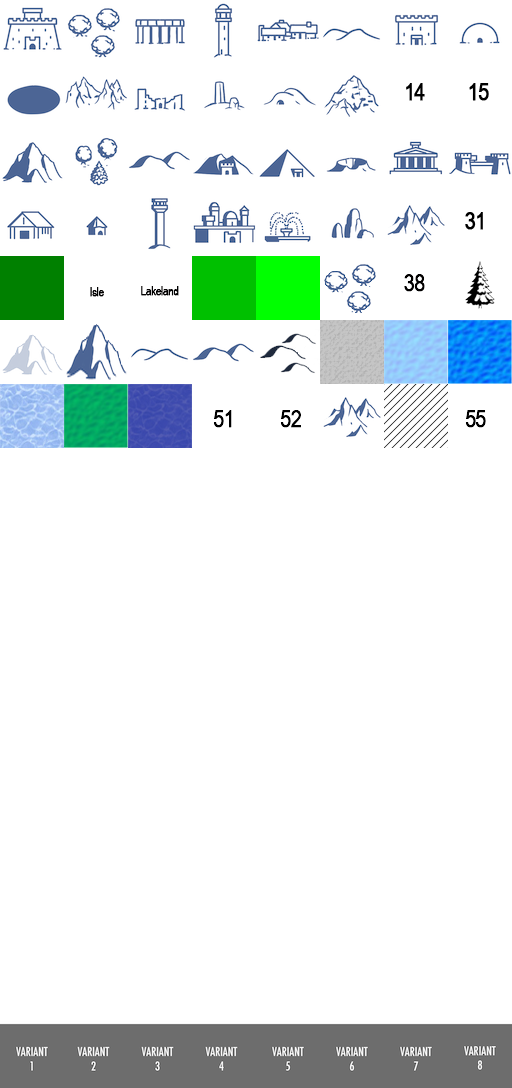
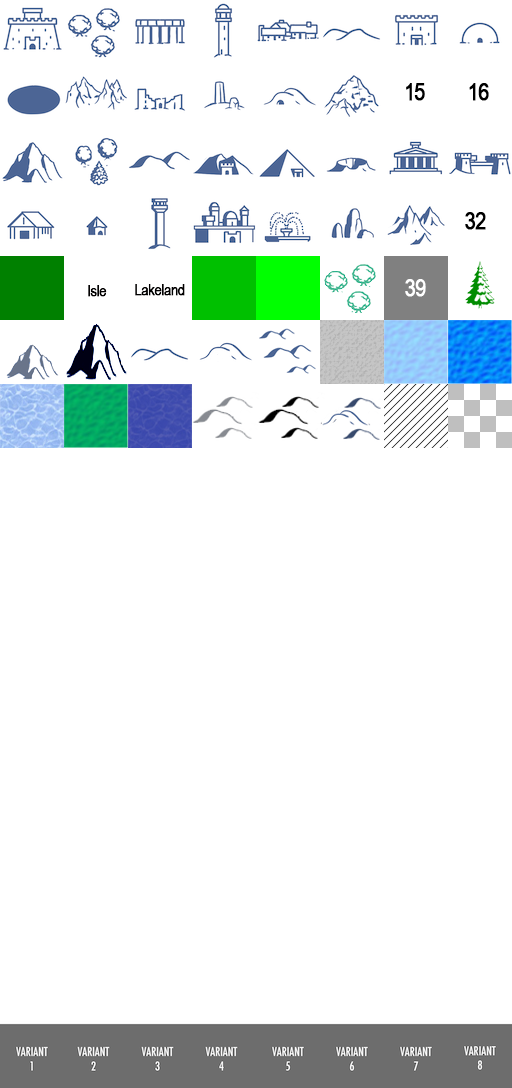
Two versions of the same layered image (w=512, h=1088). Layer-by-layer changes:
renamed "55" to "56", hid it, painted on it over [465, 410, 486, 428]
added layer "Fjord" (50%) in group "Group 1" over [448, 384, 512, 448]
renamed "53" to "54", hid it, painted on it over [343, 410, 364, 428]
renamed "52" to "53", hid it, painted on it over [280, 410, 302, 428]
renamed "51" to "52", hid it, painted on it over [213, 410, 234, 428]
renamed "38" to "39", painted on it over [404, 274, 426, 297]
added layer "Unknown 39" in group "Group 1" over [384, 256, 448, 320]
painted on "Lakeland" over [135, 284, 185, 296]
painted on "Isle" over [88, 285, 107, 297]
moved "Hills" above "Lake", painted on it over [192, 342, 254, 362]
renamed "Foothills copy 2" to "Foothills", painted on it over [259, 328, 316, 374]
removed layer "Layer 12" from group "Group 1" over [259, 328, 316, 374]
"Mountains": opacity 57% → 100%, painted on it over [2, 334, 63, 380]
renamed "Layer 10" to "Foothills+Hills", moved it above "Foothills+Craggy Mountain", painted on it over [320, 393, 381, 440]
added layer "Foothills+Craggy Mountain" in group "Group 1" over [258, 393, 325, 440]
added layer "Foothills+Mountain" (70%) in group "Group 1" over [192, 396, 259, 439]
added layer "Layer 13" above "16" over [192, 393, 381, 440]
renamed "15" to "16", painted on it over [469, 83, 489, 101]
renamed "31" to "32", painted on it over [475, 212, 486, 230]
renamed "14" to "15", painted on it over [414, 83, 425, 101]